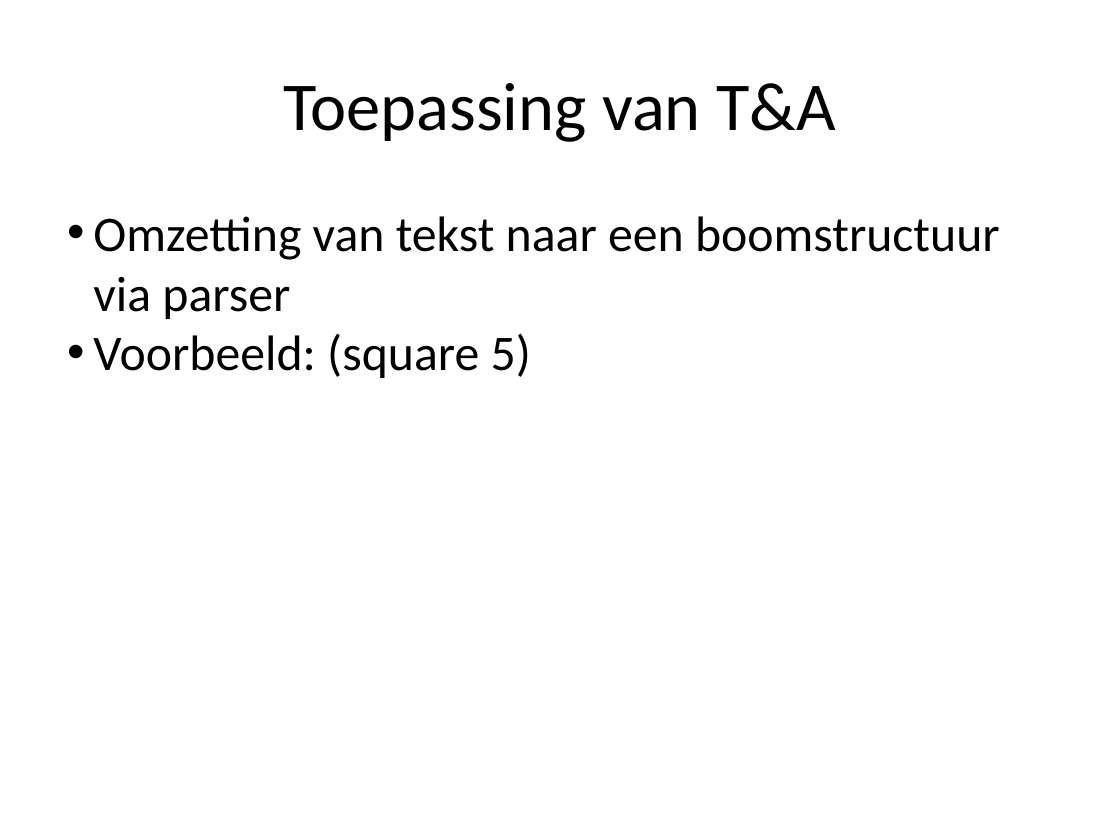
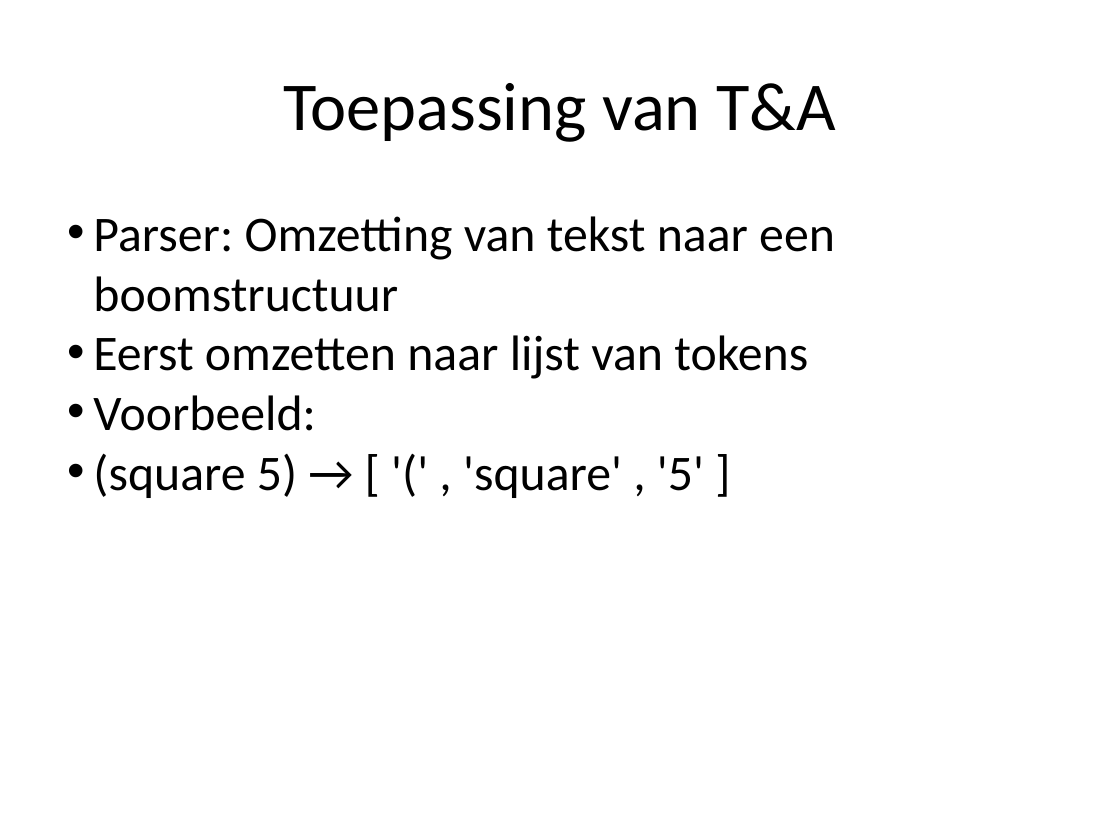
Before and after one commit to desmetr/SchemeInterpreter, a slide deck: slide 6 of Scheme_Interpreter_2.pptx. Drawn at 1120x840 pixels with LibreOffice and Linux fonts; fonts in the diff are those of the drawing. Boxes give left, top, right and bottom in pixels: in the first picture for what was removed or moved away, otherwise in the second. Text is boxed around its words. In the diff, an @@ line names an element or a change of style, - is before the commit and + after.

```diff
--- a/Scheme_Interpreter_2.pptx
+++ b/Scheme_Interpreter_2.pptx
@@ text at (93, 216, 835, 498): text changed @@
-• Omzetting van tekst naar een boomstructuur via parser
-• Voorbeeld: (square 5)
+• Parser: Omzetting van tekst naar een boomstructuur
+• Eerst omzetten naar lijst van tokens
+• Voorbeeld:
+• (square 5) → [ '(' , 'square' , '5' ]
```
Also in this commit, not shown: 2 other slides changed.
